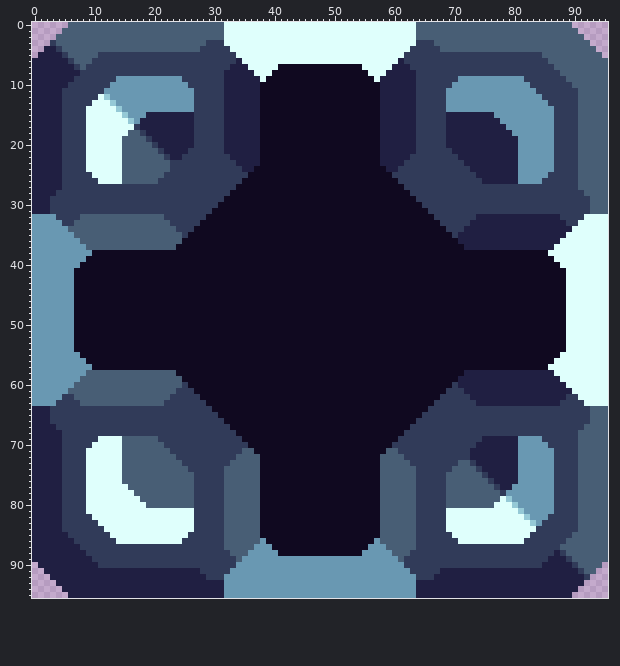
Sprite sheet, stored at sprites/blocks/drills/fibrous-extractor.png. This is how it looked before the edit.
The file is 96x96 pixels.
Now the later version:
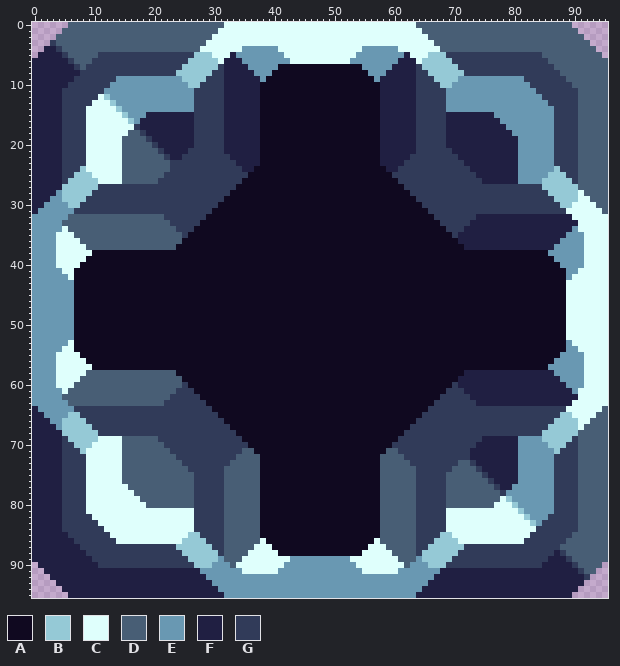
Palette (. is transparent): A #100920  B #95c9d6  C #dffffc  D #485e75  E #6998b2  F #201f42  G #313b59
Change:
Changed rows in their new state; - is an unchanged pixel.
first column x 24:
 1 -------C--------------------------------C-------
 2 ------CC--------------------------------CC------
 3 -----CCC--------------------------------CCC-----
 4 ----CCCCC--EEEEEE--------------EEEEEE--CCCCC----
 5 ---BBBCCCFEEEEEEEE------------EEEEEEEEFCCCBBB---
 6 --BBBBBCFF-EEEEEEEE----------EEEEEEEE-FFCBBBBB--
 7 -BBBBBB-F---EEEEE--------------EEEEE---F-BBBBBB-
 8 BBBBBB-------EEE----------------EEE-------BBBBBB
 9 -BBBB---------E------------------E---------BBBB-
10 --BB----------------------------------------BB--
first column x 1:
24 -------B------------------------------------------------------------------------------B-------
25 ------BBB----------------------------------------------------------------------------BBB------
26 -----BBBBB--------------------------------------------------------------------------BBBBB-----
27 ----BBBBBB--------------------------------------------------------------------------BBBBBB----
28 ---EBBBBB----------------------------------------------------------------------------BBBBBC---
29 --EEBBBB------------------------------------------------------------------------------BBBBCC--
30 -EEEEBB--------------------------------------------------------------------------------BBCCCC-
31 EEEEEE----------------------------------------------------------------------------------CCCCCC
32 ---EEDD--------------------------------------------------------------------------------FFCC---
33 ----DD----------------------------------------------------------------------------------FF----
34 ----C------------------------------------------------------------------------------------E----
35 ---CCC----------------------------------------------------------------------------------EEE---
36 ---CCCC--------------------------------------------------------------------------------EEEE---
37 ---CCCCC------------------------------------------------------------------------------EEEEE---
38 ---CCCCCC----------------------------------------------------------------------------EEEEEE---
39 ---CCCCC------------------------------------------------------------------------------EEEEE---
40 ---CCCC--------------------------------------------------------------------------------EEEE---
41 ----CC----------------------------------------------------------------------------------EE----
42 -----C----------------------------------------------------------------------------------E-----
first column x 1:
53 -----C----------------------------------------------------------------------------------E-----
54 ----CC----------------------------------------------------------------------------------EE----
55 ---CCCC--------------------------------------------------------------------------------EEEE---
56 ---CCCCC------------------------------------------------------------------------------EEEEE---
57 ---CCCCCC----------------------------------------------------------------------------EEEEEE---
58 ---CCCCC------------------------------------------------------------------------------EEEEE---
59 ---CCCC--------------------------------------------------------------------------------EEEE---
60 ---CCC----------------------------------------------------------------------------------EEE---
61 ----C------------------------------------------------------------------------------------E----
62 ----DD----------------------------------------------------------------------------------FF----
63 ---EEDD--------------------------------------------------------------------------------FFCC---
64 EEEEEE----------------------------------------------------------------------------------CCCCCC
65 -EEEEBB--------------------------------------------------------------------------------BBCCCC-
66 --EEBBBB------------------------------------------------------------------------------BBBBCC--
67 ---EBBBBB----------------------------------------------------------------------------BBBBBC---
68 ----BBBBBB--------------------------------------------------------------------------BBBBBB----
69 -----BBBBB--------------------------------------------------------------------------BBBBB-----
70 ------BBB----------------------------------------------------------------------------BBB------
71 -------B------------------------------------------------------------------------------B-------
first column x 24:
85 --BB----------------------------------------BB--
86 -BBBB---------C------------------C---------BBBB-
87 BBBBBB-------CCC----------------CCC-------BBBBBB
88 -BBBBBB-D---CCCCC--------------CCCCC---D-BBBBBB-
89 --BBBBBEDD-CCCCCCCC----------CCCCCCCC-DDEBBBBB--
90 ---BBBEEEDCCCCCCCC------------CCCCCCCCDEEEBBB---
91 ----EEEEE--CCCCCC--------------CCCCCC--EEEEE----
92 -----EEE--------------------------------EEE-----
93 ------EE--------------------------------EE------
94 -------E--------------------------------E-------
Boxes around the changes in both pictures, in picture pixels (x1, y1, x2, y2):
changed: (176, 28, 290, 88)
changed: (350, 28, 464, 88)
changed: (38, 166, 98, 280)
changed: (542, 166, 602, 280)
changed: (38, 340, 98, 454)
changed: (542, 340, 602, 454)
changed: (176, 532, 290, 592)
changed: (350, 532, 464, 592)
